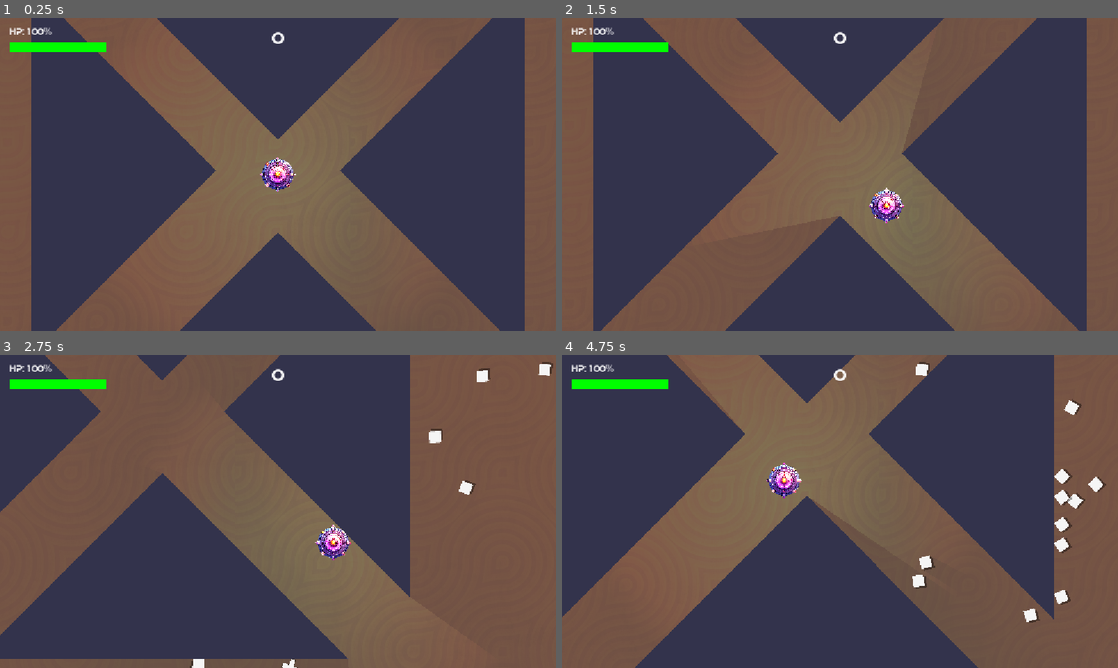
Above: before the commit, frames 1-4 (two rows, left to right).
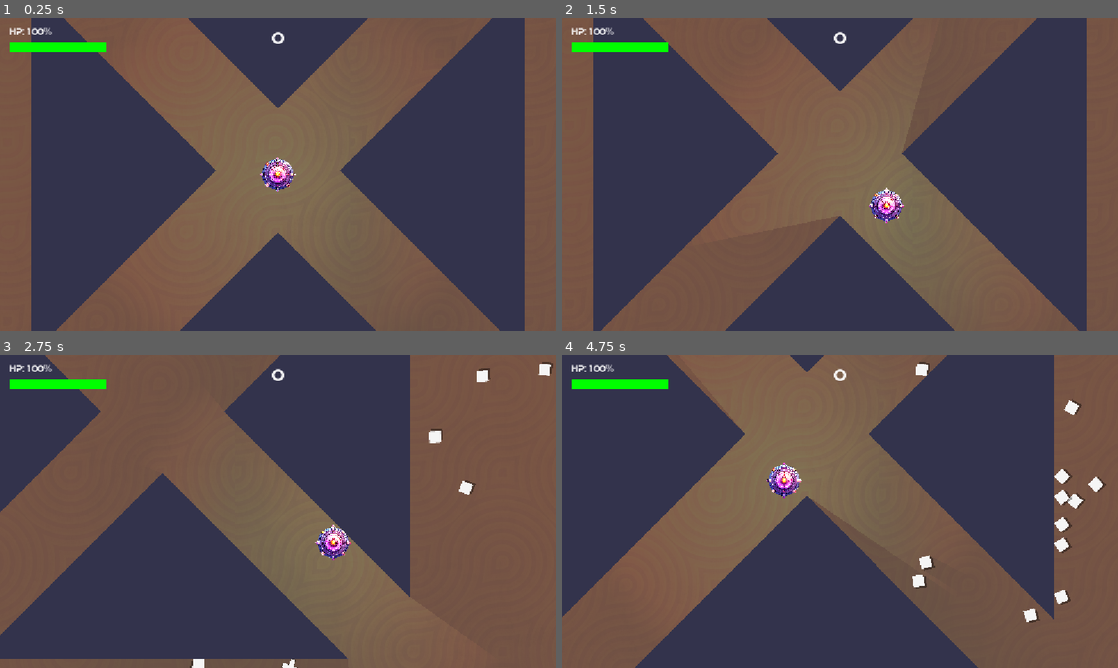
Above: after the commit, the same moments.

Repository: howardkam/Blockade
Game: Godot game, scene res://world_2.tscn
Two runs of this game, one before a commit and one after it. Both use one fixed random seed, a clock stepped at 60 frames per second and the inputs below. This scene is started directly instead of the project's main scene. Sound files missing from this copy of the repository are replaced by a short silence.
Inputs:
- Up to frame 1 (0.25 s): no input
- Up to frame 2 (1.5 s): tap Enter (start) at 0.5 s; hold D (right) 0.53-1.28 s; hold Enter (start) 0.53-1.28 s; hold S (down) from 1.28 s (still down); tap Keypad Enter at 1.35 s
- Up to frame 3 (2.75 s): tap Enter (start) at 2 s; release S (down) at 2.03 s; hold D (right) from 2.03 s (still down); hold Enter (start) from 2.03 s (still down)
- Up to frame 4 (4.75 s): release D (right) at 2.78 s; release Enter (start) at 2.78 s; hold I (shootup) 2.78-3.53 s; tap Keypad Enter at 2.85, 4.35 s; hold Enter (start) 3.53-4.28 s; hold A (left) from 3.53 s (still down)

The runs differ from the first frame. In frame 1, 3.8% of the frame differs, in the area x 28-72%, y 0-39%; in frame 2, 3.2%; in frame 3, 0.4%; in frame 4, 1.2%.

Commit message:
Sound updates

Diff:
--- a/bullet.gd
+++ b/bullet.gd
@@ -8,6 +8,7 @@
 var hit_registered: bool = false
 
 @onready var trail: Line2D = $Trail
+@onready var shootsound: AudioStreamPlayer2D = $shootsound
 
 func _ready():
 	$VisibleOnScreenEnabler2D.screen_exited.connect(queue_free)
--- a/bullet.tscn
+++ b/bullet.tscn
@@ -2,6 +2,7 @@
 
 [ext_resource type="Script" uid="uid://d1dem1gen64p5" path="res://bullet.gd" id="1_v8qja"]
 [ext_resource type="Texture2D" uid="uid://c4ic3lfl2m3by" path="res://Assets/grey soft/ShapeA (2).png" id="2_v8qja"]
+[ext_resource type="AudioStream" uid="uid://dvlulqd4rwd1l" path="res://Assets/bullet3.wav" id="3_t4vbm"]
 
 [sub_resource type="Curve" id="Curve_bullet_trail"]
 _data = [Vector2(0, 0), 0.0, 0.0, 0, 0, Vector2(1, 1), 0.0, 0.0, 0, 0]
@@ -9,6 +10,11 @@
 
 [sub_resource type="CircleShape2D" id="CircleShape2D_6xcap"]
 radius = 9.0
+
+[sub_resource type="AudioStreamRandomizer" id="AudioStreamRandomizer_38a22"]
+random_pitch = 1.15
+streams_count = 1
+stream_0/stream = ExtResource("3_t4vbm")
 
 [node name="bullet" type="Area2D" unique_id=1025054437]
 scale = Vector2(0.5, 0.5)
@@ -34,3 +40,8 @@
 position = Vector2(0, 2.3841858e-07)
 scale = Vector2(0.125, 0.125)
 texture = ExtResource("2_v8qja")
+
+[node name="shootsound" type="AudioStreamPlayer2D" parent="." unique_id=1423242804]
+stream = SubResource("AudioStreamRandomizer_38a22")
+volume_db = -2.0
+autoplay = true
--- a/missile.tscn
+++ b/missile.tscn
@@ -2,6 +2,7 @@
 
 [ext_resource type="Script" uid="uid://bag43oqjh6m7g" path="res://missile.gd" id="1_0uoyr"]
 [ext_resource type="Texture2D" uid="uid://b5k4ha7d74uic" path="res://Assets/missilemaverick.png" id="2_0uoyr"]
+[ext_resource type="AudioStream" uid="uid://crescotisp0w7" path="res://Assets/bullet2.wav" id="3_bqn2q"]
 
 [sub_resource type="Curve" id="Curve_trail"]
 _data = [Vector2(0, 0), 0.0, 0.0, 0, 0, Vector2(1, 1), 0.0, 0.0, 0, 0]
@@ -23,6 +24,11 @@
 fill = 1
 fill_from = Vector2(0.5, 0.5)
 fill_to = Vector2(0.5, 0)
+
+[sub_resource type="AudioStreamRandomizer" id="AudioStreamRandomizer_missile"]
+random_pitch = 1.2599211
+streams_count = 1
+stream_0/stream = ExtResource("3_bqn2q")
 
 [node name="missile" type="Area2D" unique_id=1608482639]
 scale = Vector2(2, 2)
@@ -54,3 +60,7 @@
 shadow_enabled = true
 texture = SubResource("GradientTexture2D_0uoyr")
 texture_scale = 2.0
+
+[node name="shootsound" type="AudioStreamPlayer2D" parent="." unique_id=2076331380]
+stream = SubResource("AudioStreamRandomizer_missile")
+autoplay = true
--- a/world_2.tscn
+++ b/world_2.tscn
@@ -57,7 +57,7 @@
 vertical_alignment = 1
 
 [node name="ObstacleTriangle" parent="." unique_id=712489215 instance=ExtResource("6_mv2s0")]
-position = Vector2(0, -384)
+position = Vector2(0, -448)
 rotation = 3.1415927
 
 [node name="ObstacleTriangle2" parent="." unique_id=889027381 instance=ExtResource("6_mv2s0")]
Not shown, added: Assets/bullet2.wav.import
Not shown, added: Assets/bullet3.wav.import
Not shown, added: Assets/softhit.wav.import
Not shown, added: Assets/bullet2.wav
Not shown, added: Assets/bullet3.wav
Not shown, added: Assets/softhit.wav
